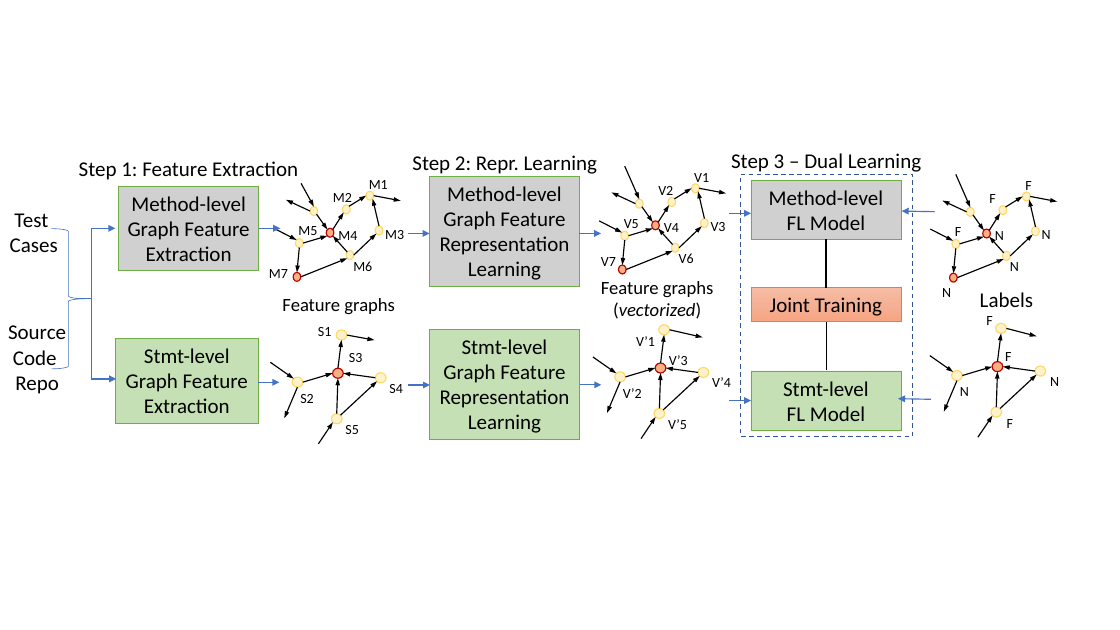
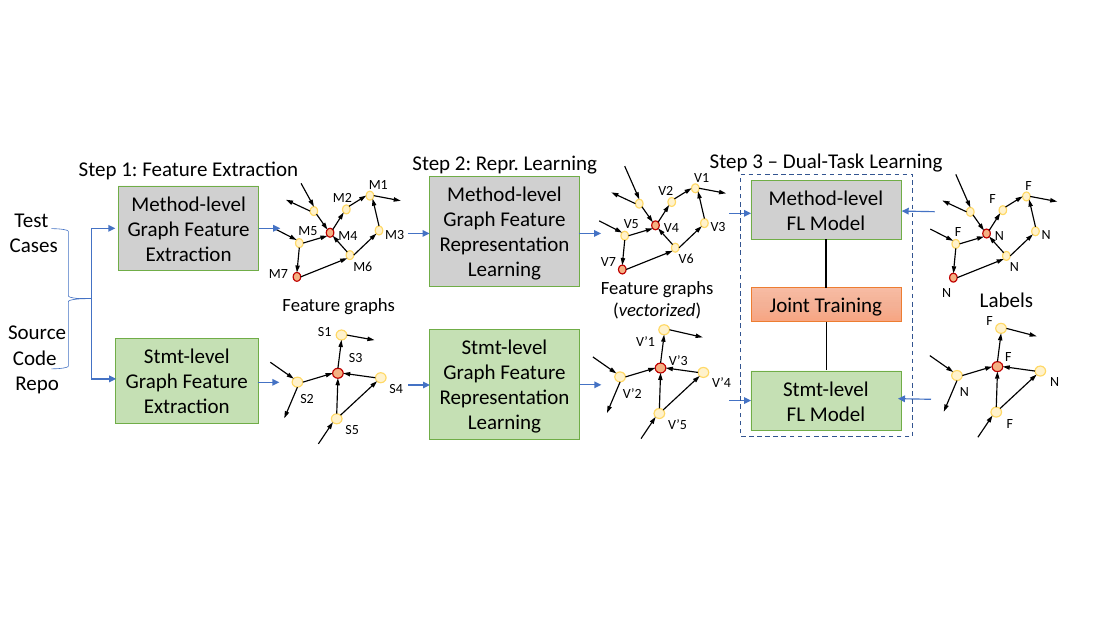
Before and after one commit to tien-n-nguyen/fixlocator, a slide deck: slide 19 of Figures.pptx. Drawn at 1120x630 pixels with LibreOffice and Linux fonts; fonts in the diff are those of the drawing; grey boxes stand for pictures. Boxes give left, top, right and bottom in pixels: in the first picture for what was removed or moved away, otherwise in the second. Text is boxed around its words. In the diff, an @@ line names an element or a change of style, - is before the commit and + after.

Commit message:
fixing dual-learning in training figure

```diff
--- a/Figures.pptx
+++ b/Figures.pptx
@@ text at (710, 153, 942, 172): text changed @@
-Step 3 – Dual Learning
+Step 3 – Dual-Task Learning
```
Also in this commit, not shown: 2 other files.
